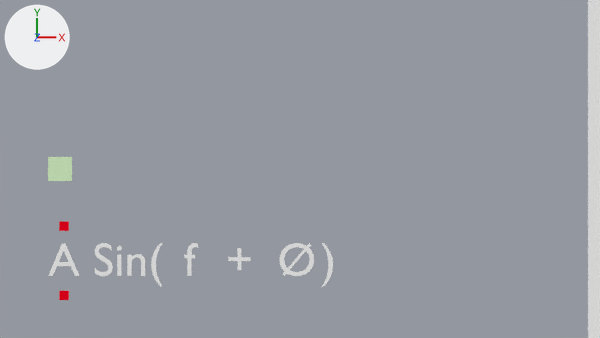
One commit to the Blender file waveminer.blend: the scene before it, then after it.
Both versions are drawn from the file's camera 'Camera'. Arrows for +X, +Y and +Z are at upper left; the lights stay in place.

Objects in the first picture: 'Goal', 'Player', 'hud_b', 'hud_c', 'hud_sin'.
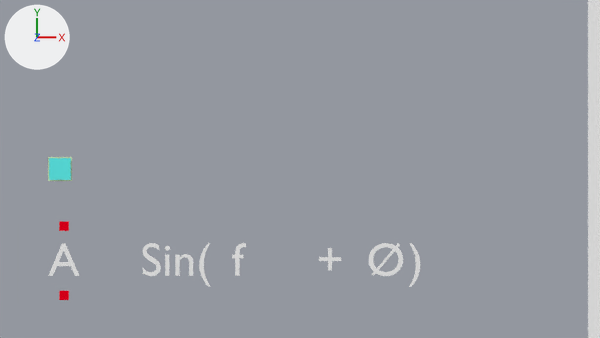
What differs and where, as boxes (x1, y1, x2, y2) in the pictures (600 x 338 px):
'hud_sin', text changed, moved: before (95, 243, 333, 287); after (142, 243, 420, 287)
'hud_c', moved: before (280, 243, 314, 276); after (369, 243, 403, 276)
'player', moved (not visible before): after (49, 158, 71, 180)
'hud_b', moved: before (184, 243, 198, 276); after (232, 243, 246, 276)
'hud_plus', moved: before (228, 248, 251, 270); after (319, 248, 341, 270)

The change in detail:
In text 'Text.006' (txt_text_006), body goes from 'Sin(            )' to 'Sin(               )'.
Object 'hud_b' (ob_hud_b) moves from (0.875, -2.536, 0.0) to (1.891, -2.536, 0.0).
Object 'hud_c' (ob_hud_c) moves from (2.855, -2.536, 0.0) to (4.741, -2.536, 0.0).
Object 'hud_plus' (ob_hud_plus) moves from (1.76, -2.536, 0.0) to (3.675, -2.536, 0.0).
Object 'hud_sin' (ob_hud_sin) moves from (-1.06, -2.536, 0.0) to (-0.044, -2.536, 0.0).
Object 'player' (ob_player_1) moves from (0.0, 0.0, 0.0766) to (0.0, 0.0, 0.239).
